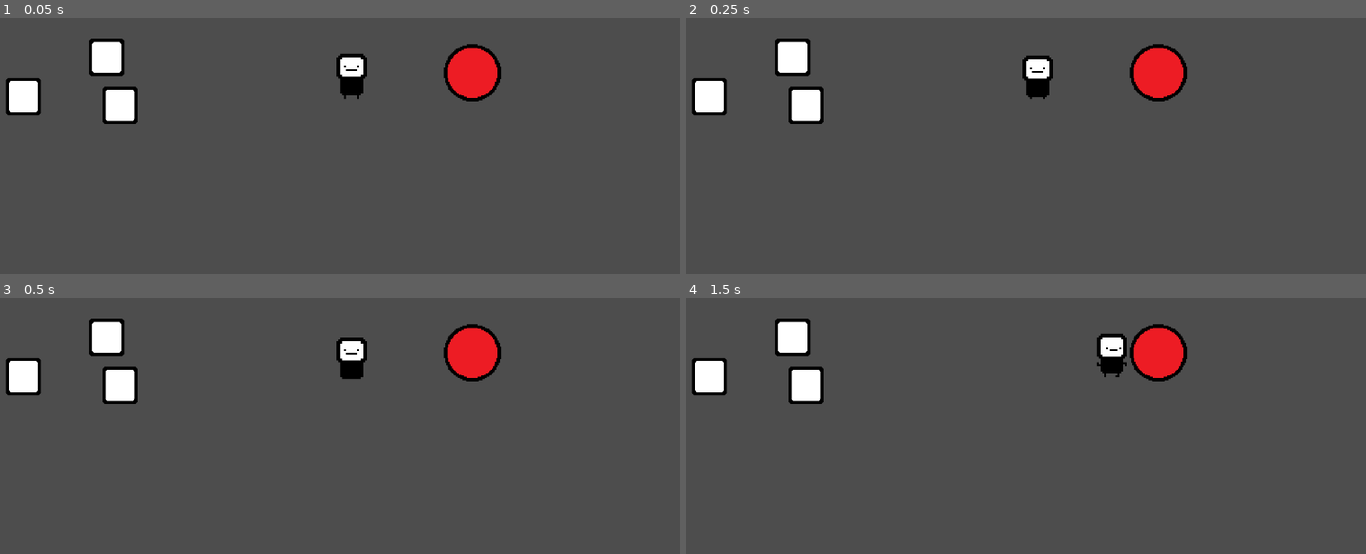
Above: before the commit, frames 1-4 (two rows, left to right).
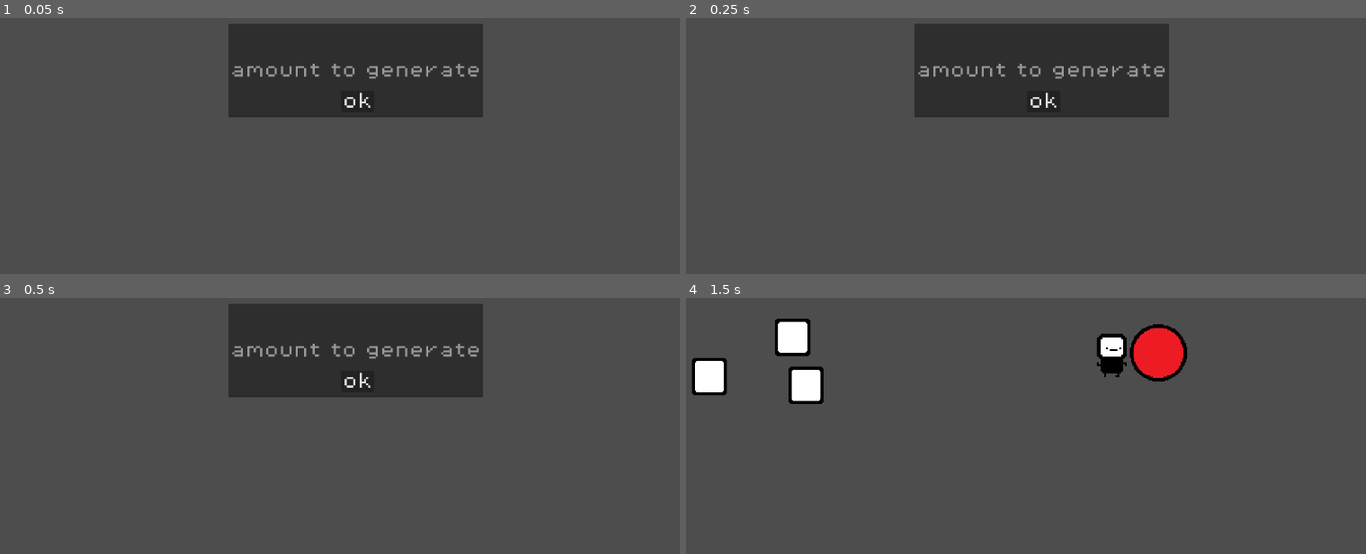
Above: after the commit, the same moments.

Repository: hugobiella/bit-memory
Game: Godot game, scene res://scenes/game.tscn
Same seed, same stepped clock (60 frames per second), same inputs: the game is played once before the commit and once after it.
Inputs (mouse positions are in pixels of both pictures, inside the frame that each line leads up to):
- Up to frame 1 (0.05 s): no input
- Up to frame 2 (0.25 s): no input
- Up to frame 3 (0.5 s): no input
- Up to frame 4 (1.5 s): click (1046, 382) at 0.5 s, where only the run after the commit has a clickable "ok"; hold D (move_right) from 1.28 s (still down); hold E (interact) from 1.28 s (still down)

The runs differ from the first frame. In frame 1, 16% of the frame differs, in the area x 0-74%, y 2-42%; in frame 2, 16%; in frame 3, 16%; in frame 4, nothing differs.

Commit message:
amount to generate textbox

Diff:
--- /dev/null
+++ b/new-game-project/scenes/game.gd
@@ -0,0 +1,23 @@
+extends Node2D
+
+var input_scene: PackedScene
+var input_scene_instance: Node
+
+func _ready():
+	# Carregar a cena de entrada
+	input_scene = preload("res://scenes/ui/input scene.tscn")  # Ajuste o caminho conforme necessário
+	input_scene_instance = input_scene.instantiate()
+	add_child(input_scene_instance)
+
+	# Ocultar outros nós da cena principal
+	for child in get_children():
+		if child != input_scene_instance:
+			child.hide()
+
+func _on_input_received(amount: int):
+	# Remover a cena de entrada e mostrar o resto do jogo
+	input_scene_instance.queue_free()
+
+	# Mostrar outros nós
+	for child in get_children():
+		child.show()
--- a/new-game-project/scenes/game.tscn
+++ b/new-game-project/scenes/game.tscn
@@ -1,10 +1,12 @@
-[gd_scene load_steps=4 format=3 uid="uid://c2s5725v4o3c8"]
+[gd_scene load_steps=5 format=3 uid="uid://c2s5725v4o3c8"]
 
 [ext_resource type="PackedScene" uid="uid://dpf6de5imqxlt" path="res://scenes/player.tscn" id="1_1hgf2"]
+[ext_resource type="Script" path="res://scenes/game.gd" id="1_fpu7j"]
 [ext_resource type="PackedScene" uid="uid://e1hitv2dch32" path="res://scenes/score_area.tscn" id="3_nqsge"]
 [ext_resource type="PackedScene" uid="uid://bf2r4iw1hqxy7" path="res://scenes/package_generator.tscn" id="3_xmbt7"]
 
 [node name="game" type="Node2D"]
+script = ExtResource("1_fpu7j")
 
 [node name="player" parent="." instance=ExtResource("1_1hgf2")]
 
--- /dev/null
+++ b/new-game-project/scenes/ui/input manager.tscn
@@ -0,0 +1,26 @@
+[gd_scene load_steps=3 format=3 uid="uid://dkacygyvtwg2f"]
+
+[ext_resource type="Script" path="res://scenes/ui/input_manager.gd" id="1_0ca85"]
+[ext_resource type="FontFile" uid="uid://chocn6vghi480" path="res://assets/PixelOperator8.ttf" id="2_4nfyf"]
+
+[node name="InputManager" type="Node2D"]
+script = ExtResource("1_0ca85")
+
+[node name="LineEdit" type="LineEdit" parent="."]
+offset_right = 544.0
+offset_bottom = 200.0
+theme_override_fonts/font = ExtResource("2_4nfyf")
+theme_override_font_sizes/font_size = 36
+placeholder_text = "amount to generate"
+alignment = 1
+
+[node name="Button" type="Button" parent="."]
+offset_left = 240.0
+offset_top = 144.0
+offset_right = 311.0
+offset_bottom = 189.0
+theme_override_fonts/font = ExtResource("2_4nfyf")
+theme_override_font_sizes/font_size = 36
+text = "ok"
+
+[connection signal="pressed" from="Button" to="." method="_on_button_pressed"]
--- /dev/null
+++ b/new-game-project/scenes/ui/input scene.tscn
@@ -0,0 +1,10 @@
+[gd_scene load_steps=3 format=3 uid="uid://bjaey2qgkvguf"]
+
+[ext_resource type="Script" path="res://scenes/ui/input_scene.gd" id="1_qcwna"]
+[ext_resource type="PackedScene" uid="uid://dkacygyvtwg2f" path="res://scenes/ui/input manager.tscn" id="2_r26l1"]
+
+[node name="InputScene" type="Node2D"]
+script = ExtResource("1_qcwna")
+
+[node name="InputManager" parent="." instance=ExtResource("2_r26l1")]
+position = Vector2(-264, -104)
--- /dev/null
+++ b/new-game-project/scenes/ui/input_manager.gd
@@ -0,0 +1,11 @@
+extends Node2D
+
+func _ready():
+	pass
+
+func _on_button_pressed():
+	var input_text = $LineEdit.text.strip_edges()
+	var input_value = input_text.to_int()
+	Globals.amount_to_generate = int(input_text)
+	print("Amount to generate: %d" % Globals.amount_to_generate)
+	get_tree().current_scene._on_input_received(Globals.amount_to_generate)
--- /dev/null
+++ b/new-game-project/scenes/ui/input_scene.gd
@@ -0,0 +1,11 @@
+extends Node2D
+
+
+# Called when the node enters the scene tree for the first time.
+func _ready():
+	pass # Replace with function body.
+
+
+# Called every frame. 'delta' is the elapsed time since the previous frame.
+func _process(delta):
+	pass
--- a/new-game-project/scripts/globals.gd
+++ b/new-game-project/scripts/globals.gd
@@ -1,13 +1,27 @@
 extends Node2D
 
+const MAX_SPEED = 1000 # player speed
 var being_carried = false
 var package_exploded = false
-const MAX_SPEED = 1000 # player speed
 var score = 0
+
+var amount_to_generate = 0
 
 func add_points(points):
 	score += points
 	print("points: ", score)
 
-func get_score():
-	return score
+func _ready():
+	_generate_virtual_address()
+
+# mecânica de traducao de endereços
+var page_table = {}
+func _generate_virtual_address():
+	var virtual_address = randi() % 0xFFFFFFFF
+	var page_number = virtual_address >> 12
+	if page_number not in page_table:
+		page_table[page_number] = randi() % 0xFFFFF
+	var offset = virtual_address & 0xFFF
+	var physical_address = (page_table[page_number] << 12) | offset
+	# print("Endereço Virtual: 0x%X" % virtual_address)
+	# print("Endereço Físico: 0x%X" % physical_address)
Binary file added: new-game-project/assets/PixelOperator8.ttf
Not shown, added: new-game-project/assets/PixelOperator8.ttf.import
